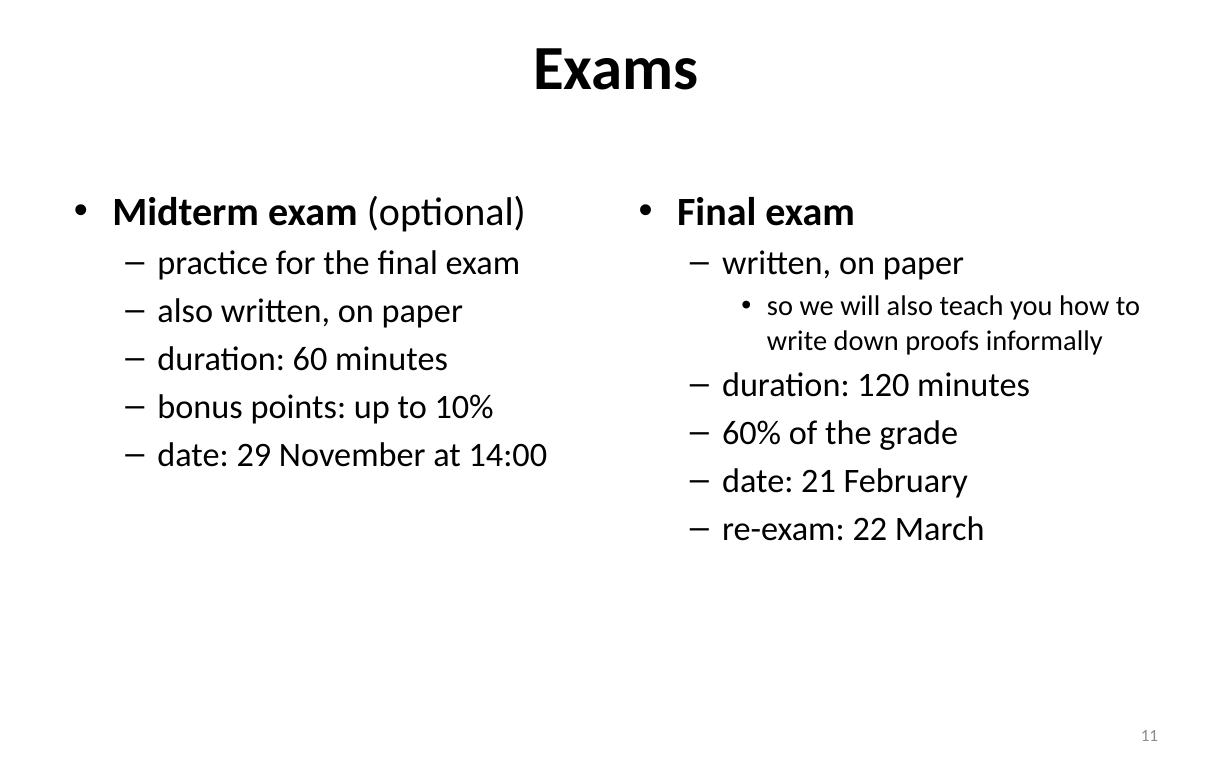
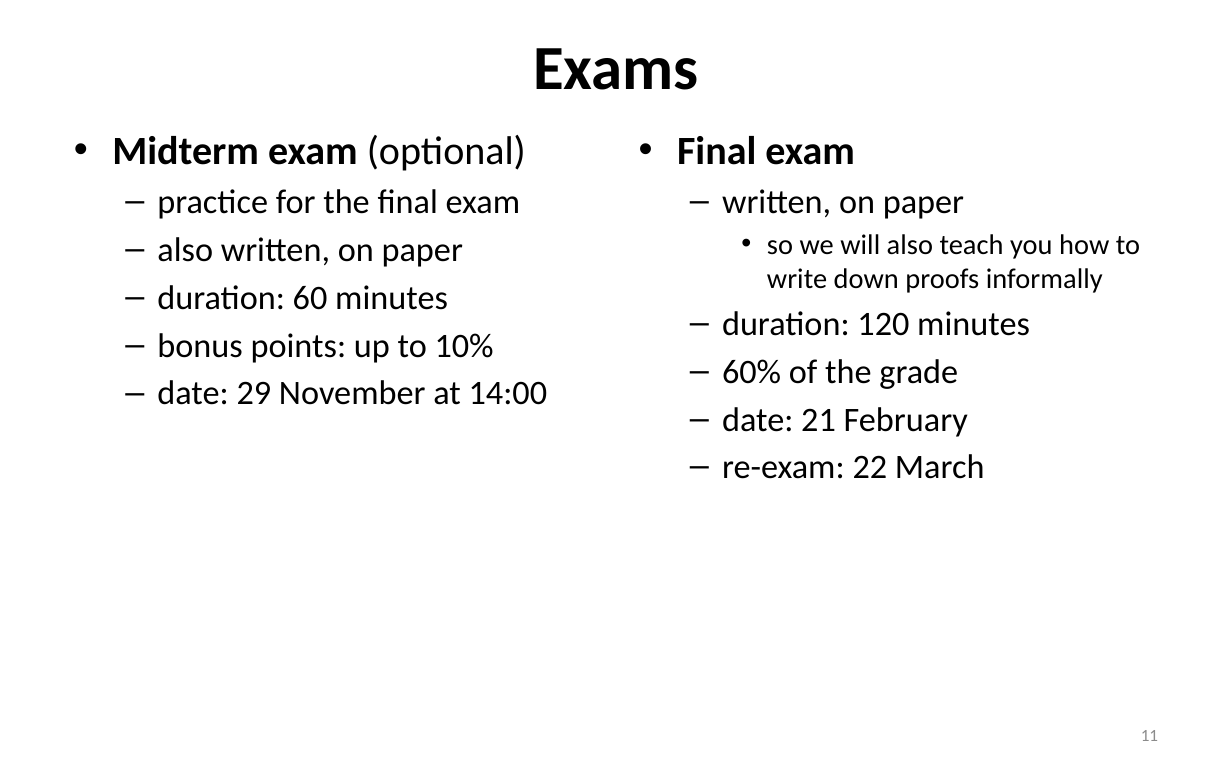
Before and after one commit to mpi-sp-foe-2023-24/mpi-sp-foe-2023-24.github.io, a slide deck: slide 11 of slides-by-us/Intro-FoE-2023-24.pptx. Drawn at 1232x770 pixels with LibreOffice and Linux fonts; fonts in the diff are those of the drawing. Boxes give left, top, right and bottom in pixels: in the first picture for what was removed or moved away, otherwise in the second. Text is boxed around its words. In the diff, an @@ line names an element or a change of style, - is before the commit and + after.

```diff
--- a/slides-by-us/Intro-FoE-2023-24.pptx
+++ b/slides-by-us/Intro-FoE-2023-24.pptx
@@ text "Midterm exam (optional)": place and size @@
-text "Midterm exam (optional)" at <box>112,196,548,467</box>
+text "Midterm exam (optional)" at <box>112,135,548,405</box>
@@ text "Final exam": place and size @@
-text "Final exam" at <box>677,197,1140,541</box>
+text "Final exam" at <box>677,136,1140,479</box>
```
Also in this commit, not shown: 5 other slides changed, 1 slide added, 1 other file.
